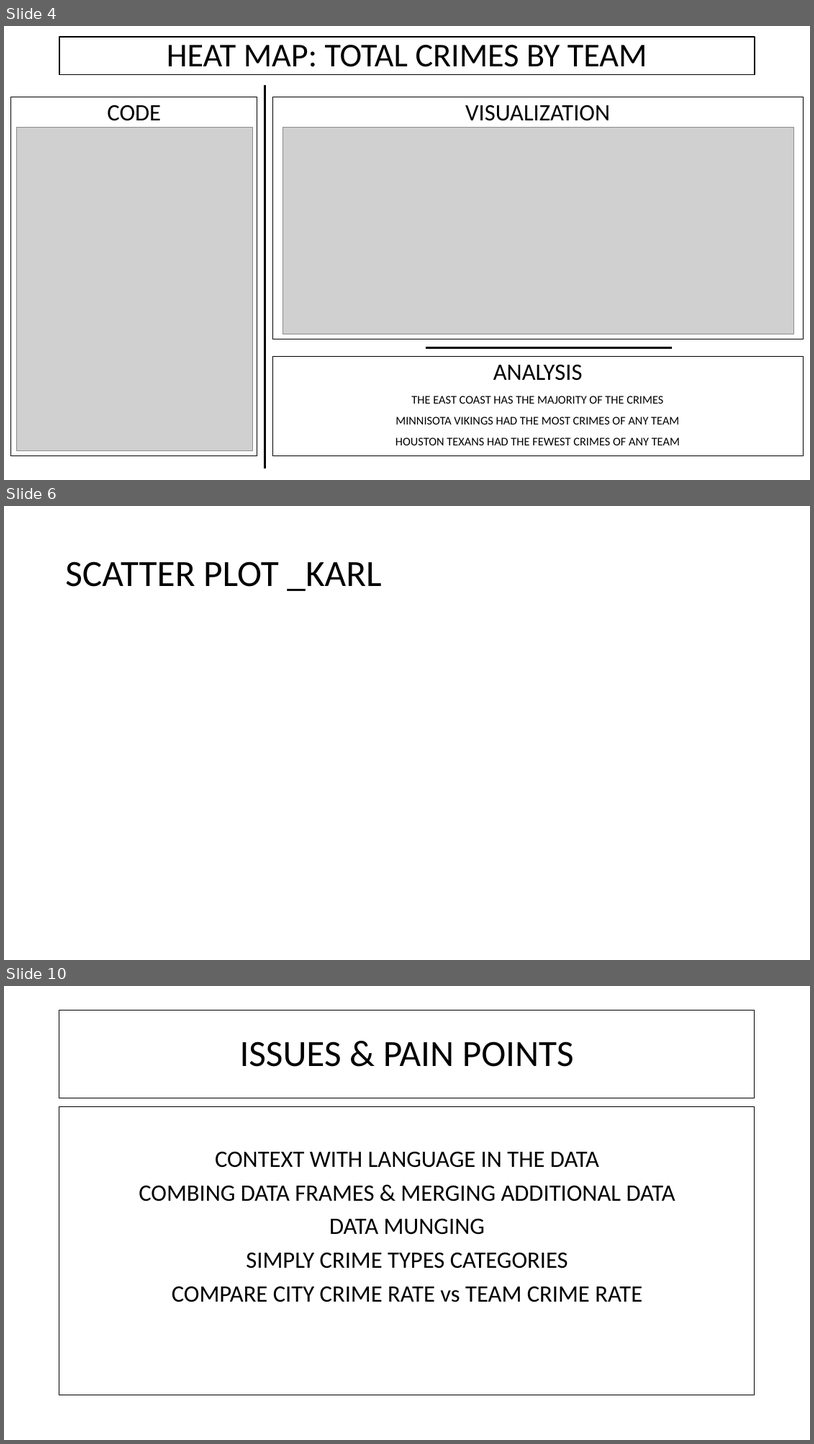
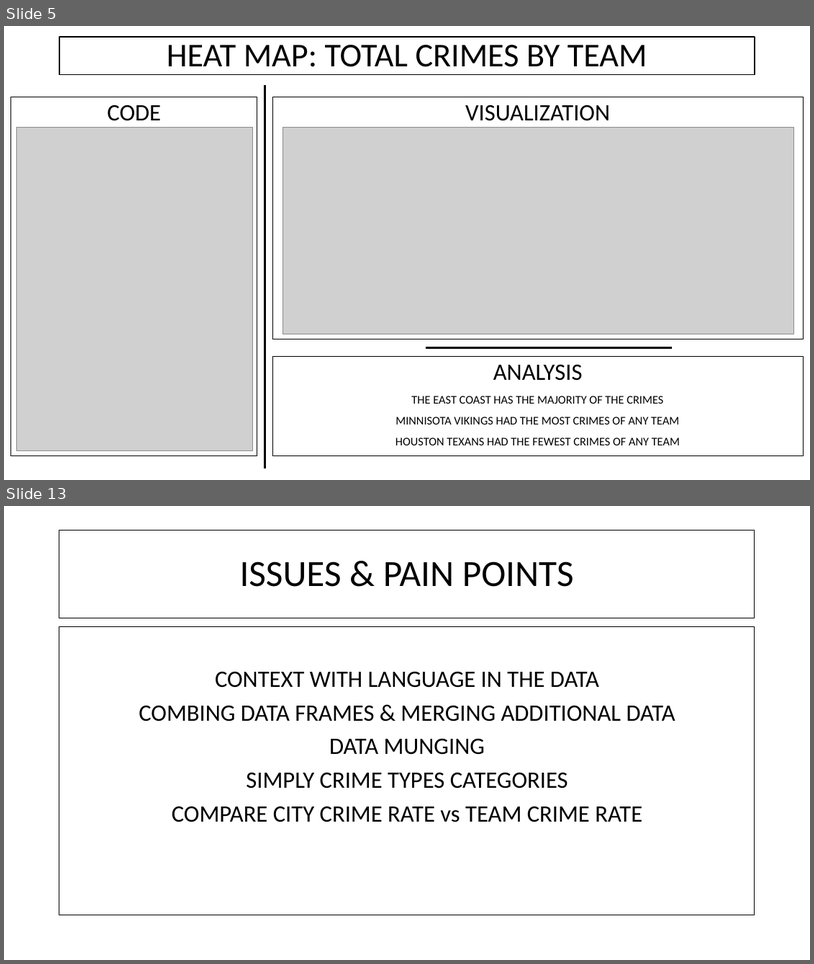
Before and after one commit to alecslaney/project2, a slide deck: CHADS_CODING/CRIME + NFL.pptx. Shown one above the other, each under a label of ours: slides 4, 6 and 10 before the commit, slides 5 and 13 after it; the slides between them are not shown. The pictures are 814x1444 and 814x964 pixels, drawn with LibreOffice and Linux fonts; fonts in the diff are those of the drawing; grey boxes stand for pictures. Boxes give left, top, right and bottom in pixels: in the first picture for what was removed or moved away, otherwise in the second. Text is boxed around its words. In the diff, an @@ line names an element or a change of style, - is before the commit and + after.

```diff
--- a/CHADS_CODING/CRIME + NFL.pptx
+++ b/CHADS_CODING/CRIME + NFL.pptx
@@ slide 6 removed at bbox=[4, 506, 810, 960], background #FFFFFF @@
@@ title removed at bbox=[65, 561, 381, 591] @@
-SCATTER PLOT _KARL
@@ what was slide 4 is now slide 5 @@
@@ what was slide 10 is now slide 13 @@
```
Also in this commit, not shown: 2 slides changed, 9 slides added, 4 other slides removed.
